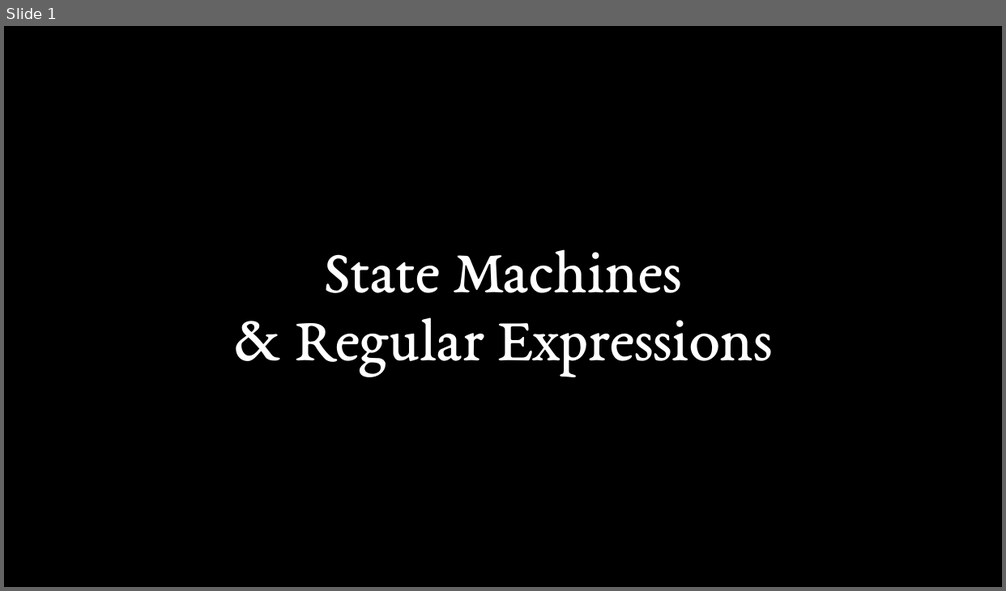
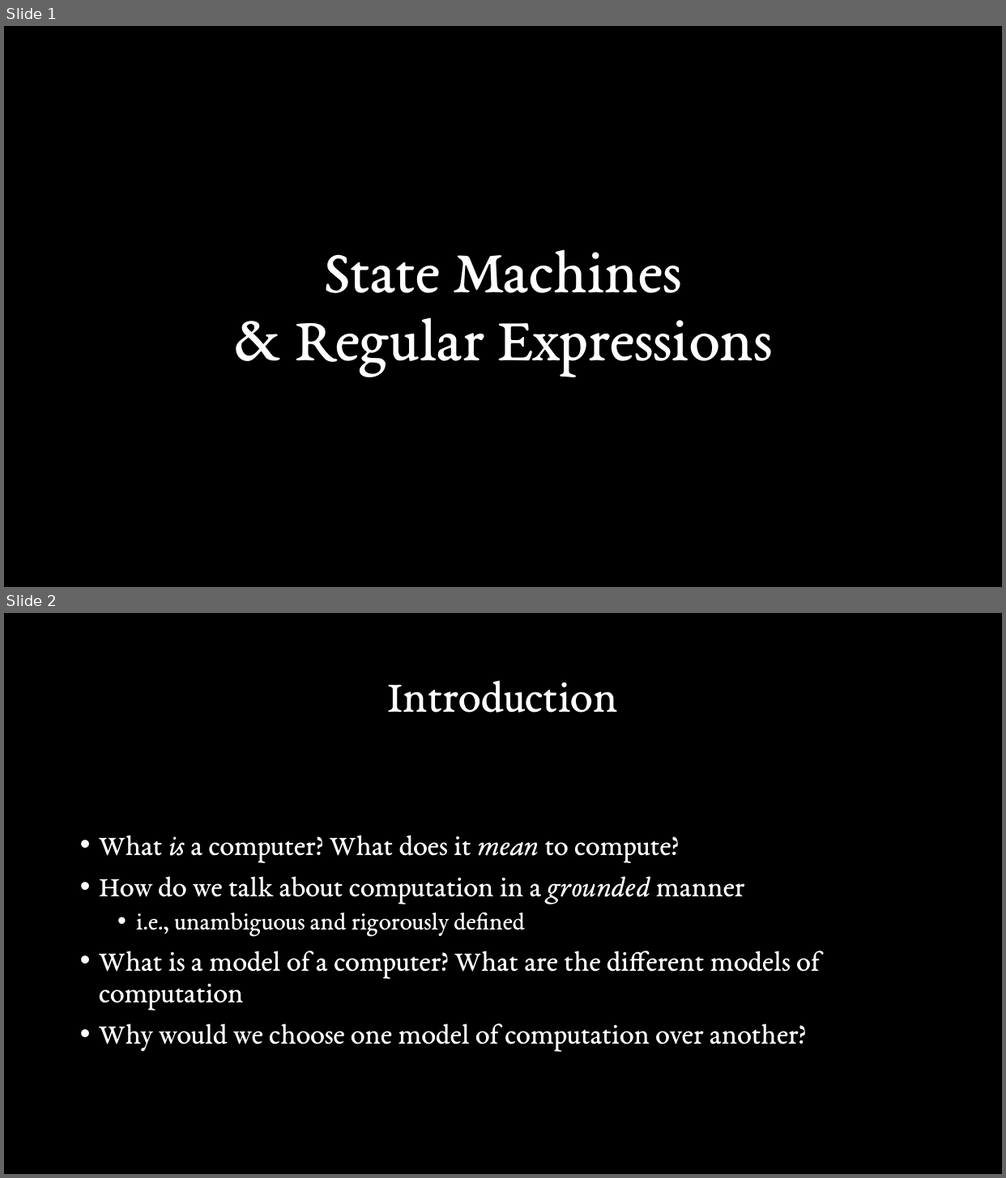
Before and after one commit to Stirling-USCC/state-machines-workshop, a slide deck: Presentation.pptx. Shown one above the other, each under a label of ours: slide 1 before the commit, slides 1 and 2 after it. The pictures are 1006x591 and 1006x1178 pixels, drawn with LibreOffice and Linux fonts; fonts in the diff are those of the drawing. Boxes give left, top, right and bottom in pixels: in the first picture for what was removed or moved away, otherwise in the second. Text is boxed around its words. In the diff, an @@ line names an element or a change of style, - is before the commit and + after.

```diff
--- a/Presentation.pptx
+++ b/Presentation.pptx
@@ slide 2 added at [4, 613, 1002, 1174], background #000000 @@
@@ title added at [388, 680, 618, 713], 44 pt, text #FFFFFF @@
+Introduction
@@ text added at [99, 835, 820, 1052], 28 pt, text #FFFFFF @@
+• What is a computer? What does it mean to compute?
+• How do we talk about computation in a grounded manner
+  • i.e., unambiguous and rigorously defined
+• What is a model of a computer? What are the different models of computation
+• Why would we choose one model of computation over another?
```
Also in this commit, not shown: 13 slides changed, 18 other slides added, 4 slides removed.
